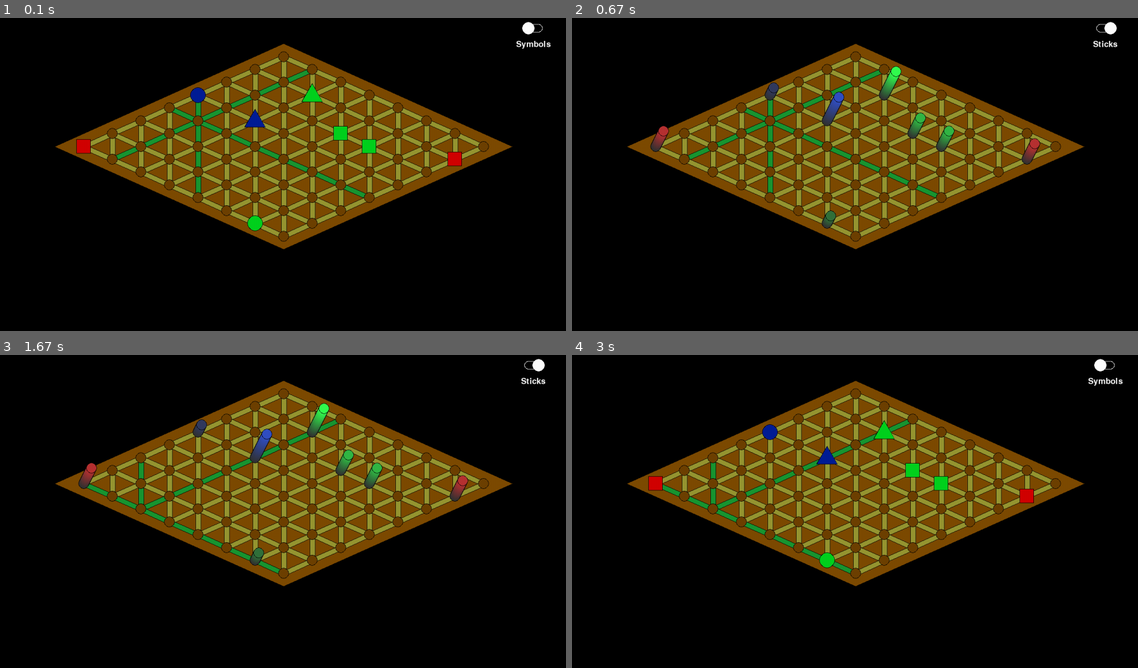
Above: before the commit, frames 1-4 (two rows, left to right).
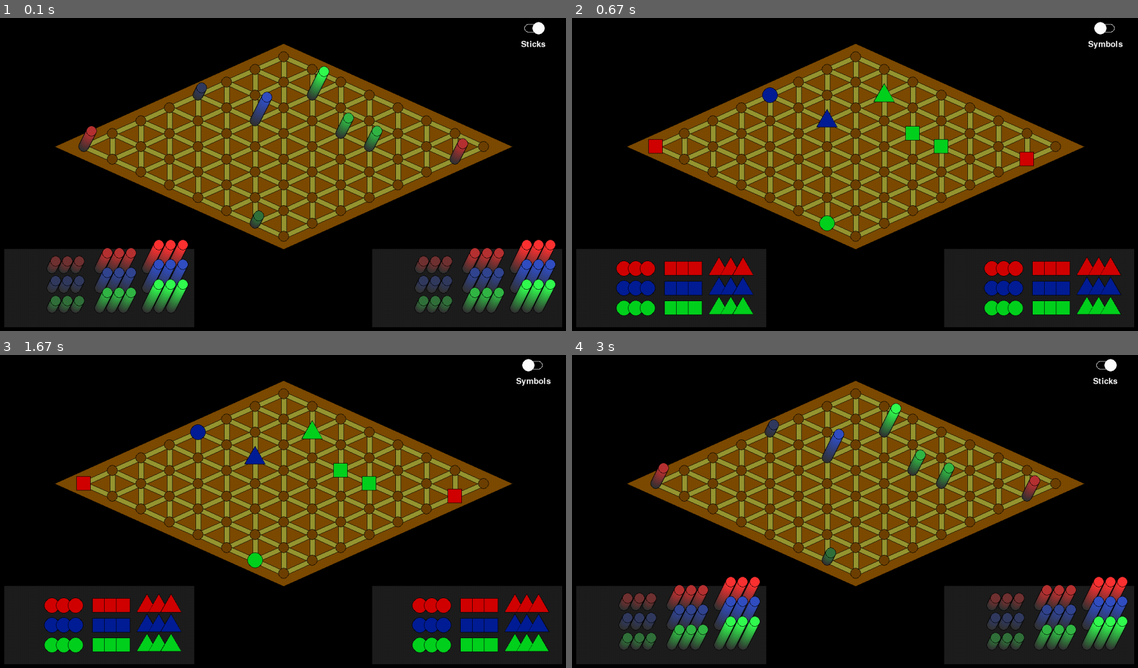
Above: after the commit, the same moments.

Repository: Skilsu/waldmeister
Game: pygame game, started from PygameGui.py
Same seed, same stepped clock (60 frames per second), same inputs: the game is played once before the commit and once after it.
Inputs (mouse positions are in pixels of both pictures, inside the frame that each line leads up to):
- Up to frame 1 (0.1 s): no input
- Up to frame 2 (0.67 s): click (1104, 27) at 0.38 s
- Up to frame 3 (1.67 s): click (147, 511) at 0.83 s
- Up to frame 4 (3 s): click (1104, 364) at 2.65 s

The runs differ from the first frame. In frame 1, 19% of the frame differs, in the area x 0-100%, y 1-99%; in frame 2, 19%; in frame 3, 19%; in frame 4, 19%.

Commit message:
GUI weiterentwicklung + playerfelder nicht fertig

Diff:
--- a/PygameGui.py
+++ b/PygameGui.py
@@ -1,9 +1,6 @@
 import math
-import sys
 
 import pygame
-from pygame import Rect
-from pygame.locals import QUIT, MOUSEBUTTONDOWN
 
 from game import WaldmeisterGame
 
@@ -23,14 +20,29 @@
         self.field_height = (self.window_height - self.top_diff - self.bottom_diff)
 
         self.game = game
-        self.screen = pygame.display.set_mode((self.window_width, self.window_height))
+        self.screen = pygame.display.set_mode((self.window_width, self.window_height), pygame.RESIZABLE)
         pygame.display.set_caption('Waldmeister')
         pygame.font.init()
         self.font_size = 30
         self.font = pygame.font.Font(None, self.font_size)
 
-        self.symbol = True
+        self.symbol = False
         self.running = True
+
+    def handle_resize_event(self, event):
+        # Update screen size when the window is resized
+        self.window_width, self.window_height = event.w, event.h
+
+        self.start_diff = self.window_width * 0.15
+        self.end_diff = self.window_width * 0.15
+        self.top_diff = self.window_height * 0.15
+        self.bottom_diff = self.window_height * 0.3
+
+        self.field_width = (self.window_width - self.start_diff - self.end_diff)
+        self.field_height = (self.window_height - self.top_diff - self.bottom_diff)
+
+        self.screen = pygame.display.set_mode((self.window_width, self.window_height), pygame.RESIZABLE)
+        self.draw_board()
 
     def symbol_toggle(self):
         pygame.draw.line(self.screen, (255, 255, 255),
@@ -64,21 +76,7 @@
         text_rect.center = (self.window_width - 88, 90)
         self.screen.blit(text_surface, text_rect)
 
-    def draw_board(self):
-        self.screen.fill((0, 0, 0))
-        self.symbol_toggle()
-
-        edge_vertical = self.field_height / 14
-        edge_horizontal = self.field_width / 14
-        pygame.draw.polygon(self.screen, (125, 75, 0),
-                            [(self.start_diff + self.field_width / 2, self.top_diff - edge_vertical),
-                             (self.start_diff - edge_horizontal, self.top_diff + self.field_height / 2),
-                             (
-                                 self.start_diff + self.field_width / 2,
-                                 self.top_diff + self.field_height + edge_vertical),
-                             (self.start_diff + self.field_width + edge_horizontal,
-                              self.top_diff + self.field_height / 2)])
-
+    def get_active_positions(self):
         # find active positions to draw allowed lines
         active_positions = []
         for i in range(8):
@@ -91,6 +89,74 @@
                 else:
                     active_row.append(0)
             active_positions.append(active_row)
+
+        if self.game.active:
+            x = self.game.active[0]
+            toggle = False
+            while x > 0:
+                x -= 1
+                if self.game.field[x][self.game.active[1]] is not None or toggle:
+                    toggle = True
+                    active_positions[x][self.game.active[1]] = 0
+            x = self.game.active[0]
+            toggle = False
+            while x < 7:
+                x += 1
+                if self.game.field[x][self.game.active[1]] is not None or toggle:
+                    toggle = True
+                    active_positions[x][self.game.active[1]] = 0
+            y = self.game.active[1]
+            toggle = False
+            while y > 0:
+                y -= 1
+                if self.game.field[self.game.active[0]][y] is not None or toggle:
+                    toggle = True
+                    active_positions[self.game.active[0]][y] = 0
+            y = self.game.active[1]
+            toggle = False
+            while y < 7:
+                y += 1
+                if self.game.field[self.game.active[0]][y] is not None or toggle:
+                    toggle = True
+                    active_positions[self.game.active[0]][y] = 0
+
+            x = self.game.active[0]
+            y = self.game.active[1]
+            toggle = False
+            while y > 0 and x < 7:
+                y -= 1
+                x += 1
+                if self.game.field[x][y] is not None or toggle:
+                    toggle = True
+                    active_positions[x][y] = 0
+            x = self.game.active[0]
+            y = self.game.active[1]
+            toggle = False
+            while y < 7 and x > 0:
+                y += 1
+                x -= 1
+                if self.game.field[x][y] is not None or toggle:
+                    toggle = True
+                    active_positions[x][y] = 0
+
+        return active_positions
+
+    def draw_board(self):
+        self.screen.fill((0, 0, 0))
+        self.symbol_toggle()
+
+        edge_vertical = self.field_height / 14
+        edge_horizontal = self.field_width / 14
+        pygame.draw.polygon(self.screen, (125, 75, 0),
+                            [(self.start_diff + self.field_width / 2, self.top_diff - edge_vertical),
+                             (self.start_diff - edge_horizontal, self.top_diff + self.field_height / 2),
+                             (
+                                 self.start_diff + self.field_width / 2,
+                                 self.top_diff + self.field_height + edge_vertical),
+                             (self.start_diff + self.field_width + edge_horizontal,
+                              self.top_diff + self.field_height / 2)])
+
+        active_positions = self.get_active_positions()
 
         # draw lines and dots
         x = -4
@@ -112,7 +178,7 @@
                         pygame.draw.line(self.screen, (0, 0, 0),
                                          (x_diamond, y_diamond),
                                          (x_diamond, y_diamond + (self.field_height / 7)), radius + 2)
-                        if active_positions[int(x)][int(y)] == 1 and self.game.active[1] + self.game.active[0] == int(
+                        if active_positions[int(x)][int(y)] == 1 and active_positions[int(x + 1)][int(y - 1)] == 1 and self.game.active[1] + self.game.active[0] == int(
                                 x) + int(y):
                             pygame.draw.line(self.screen, (25, 150, 50),
                                              (x_diamond, y_diamond),
@@ -121,13 +187,13 @@
                             pygame.draw.line(self.screen, (150, 150, 50),
                                              (x_diamond, y_diamond),
                                              (x_diamond, y_diamond + (self.field_height / 7)), radius)
-
+                    # diagonal forward
                     if x < 7:
                         pygame.draw.line(self.screen, (0, 0, 0),
                                          (x_diamond, y_diamond),
                                          (x_diamond + self.field_width / 14, y_diamond + (self.field_height / 14)),
                                          radius + 2)
-                        if active_positions[int(x)][int(y)] == 1 and self.game.active[1] == int(y):
+                        if active_positions[int(x)][int(y)] == 1 and active_positions[int(x + 1)][int(y)] == 1 and self.game.active[1] == int(y):
                             pygame.draw.line(self.screen, (25, 150, 50),
                                              (x_diamond, y_diamond),
                                              (x_diamond + self.field_width / 14, y_diamond + (self.field_height / 14)),
@@ -137,13 +203,13 @@
                                              (x_diamond, y_diamond),
                                              (x_diamond + self.field_width / 14, y_diamond + (self.field_height / 14)),
                                              radius)
-
+                    # diagonal backwards
                     if y > 0:
                         pygame.draw.line(self.screen, (0, 0, 0),
                                          (x_diamond, y_diamond),
                                          (x_diamond - self.field_width / 14, y_diamond + (self.field_height / 14)),
                                          radius + 2)
-                        if active_positions[int(x)][int(y)] == 1 and self.game.active[0] == int(x):
+                        if active_positions[int(x)][int(y)] == 1 and active_positions[int(x)][int(y - 1)] == 1 and self.game.active[0] == int(x):
                             pygame.draw.line(self.screen, (25, 150, 50),
                                              (x_diamond, y_diamond),
                                              (x_diamond - self.field_width / 14, y_diamond + (self.field_height / 14)),
@@ -156,8 +222,12 @@
                     # empty holes
                     pygame.draw.circle(self.screen, (0, 0, 0),
                                        (x_diamond, y_diamond), radius + 1)
-                    pygame.draw.circle(self.screen, (110, 65, 0),
-                                       (x_diamond, y_diamond), radius)
+                    if self.game.active and x == self.game.active[0] and y == self.game.active[1]:
+                        pygame.draw.circle(self.screen, (150, 150, 50),
+                                           (x_diamond, y_diamond), radius)
+                    else:
+                        pygame.draw.circle(self.screen, (110, 65, 0),
+                                           (x_diamond, y_diamond), radius)
 
                     '''
                     # maybe ellipse for 3d effect
@@ -233,34 +303,91 @@
                                 pygame.draw.circle(self.screen, (50 + k * a, 50 + k * b, 50 + k * c),
                                                    (x_diamond + k * 1 * hight_multiplier,
                                                     y_diamond - k * 2 * hight_multiplier), radius)
-
             x = old_x + 0.5
             y = old_y - 0.5
 
-        x = -4
-        y = 3
-        for i in range(15):
-            old_x = x
-            old_y = y
-            for j in range(15):
-                x += 0.5
-                y += 0.5
-                if 0 <= x < 7 and 0 <= y < 7 and y == int(y) and x == int(x):
-                    x_diamond = j * self.window_width / 17.5 + self.window_width / 10
-                    y_diamond = i * self.window_height / 17.5 + self.window_height / 10
-                    color = (125, 75, 0)
-                    """pygame.draw.polygon(self.screen, color,
-                                        [(x_diamond + 2, y_diamond - self.window_height / 20),
-                                         (x_diamond + self.window_width / 20, y_diamond),
-                                         (x_diamond + 2, y_diamond + self.window_height / 20)])
-
-                    pygame.draw.polygon(self.screen, color,
-                                        [(x_diamond - 2, y_diamond - self.window_height / 20),
-                                         (x_diamond - 2, y_diamond + self.window_height / 20),
-                                         (x_diamond - self.window_width / 20, y_diamond)])
-"""
-            x = old_x + 0.5
-            y = old_y - 0.5
+        edge = min(edge_vertical, edge_horizontal)
+        width = self.window_width / 3
+        height = self.bottom_diff - edge * 1.5
+        radius = int((self.field_width + self.field_height) / 110)
+        hight_multiplier = radius / 12
+
+        x = edge * 0.5
+        y = self.window_height - self.bottom_diff + edge
+        for player in self.game.player:
+            pygame.draw.rect(self.screen, (30, 30, 30),
+                             (x, y, width, height))
+            for idx, i in enumerate(player):
+                for jdx, j in enumerate(i):
+                    if jdx == 0:
+                        a = 7  # red
+                        b = 0
+                        c = 0
+                    elif jdx == 1:
+                        a = 0
+                        b = 1
+                        c = 5  # blue
+                    else:
+                        a = 0
+                        b = 7  # green
+                        c = 1
+                    for k in range(3 - j):
+                        if self.symbol:
+                            if idx == 0:
+                                pygame.draw.circle(self.screen, (0, 0, 0), (x + (1 + idx) * width / 4 + width / 16 * k, y + (1 + jdx) * height / 4),
+                                                   radius * 1.5 + 1)  # black circle
+                                pygame.draw.circle(self.screen, (a * 30, b * 30, c * 30), (x + (1 + idx) * width / 4 + width / 16 * k, y + (1 + jdx) * height / 4),
+                                                   radius * 1.5)  # circle
+                            elif idx == 1:
+                                pygame.draw.rect(self.screen, (0, 0, 0),
+                                                 ((x + (1 + idx) * width / 4 + width / 16 * k) - radius * 1.4 - 1, (y + (1 + jdx) * height / 4) - radius * 1.4 - 1,
+                                                  radius * 2.8 + 2, radius * 2.8 + 2))  # black square
+                                pygame.draw.rect(self.screen, (a * 30, b * 30, c * 30),
+                                                 ((x + (1 + idx) * width / 4 + width / 16 * k) - radius * 1.4, (y + (1 + jdx) * height / 4) - radius * 1.4,
+                                                  radius * 2.8, radius * 2.8))  # colored square
+                            else:
+                                height_triangle = math.sqrt(3) * radius * 2
+
+                                # Calculate the coordinates of the three corners
+                                x1 = x + (1 + idx) * width / 4 + width / 16 * k
+                                y1 = (y + (1 + jdx) * height / 4) - height_triangle / 2 - radius / 2
+
+                                x2 = (x + (1 + idx) * width / 4) - radius * 2 + width / 16 * k
+                                y2 = (y + (1 + jdx) * height / 4) + height_triangle / 2 - radius / 2
+
+                                x3 = (x + (1 + idx) * width / 4) + radius * 2 + width / 16 * k
+                                y3 = (y + (1 + jdx) * height / 4) + height_triangle / 2 - radius / 2
+                                pygame.draw.polygon(self.screen, (0, 0, 0),
+                                                    [(x1, y1 - 2), (x2 - 1.5, y2 + 1),
+                                                     (x3 + 1.5, y3 + 1)])  # black triangle
+                                pygame.draw.polygon(self.screen, (a * 30, b * 30, c * 30),
+                                                    [(x1, y1), (x2, y2), (x3, y3)])  # colored triangle
+
+                        else:
+                            # black background stick
+                            for l in range(10 + 10 * idx):
+                                pygame.draw.circle(self.screen, (0, 0, 0),
+                                                   ((x + (1 + idx) * width / 4 + width / 16 * k) + l * 1 * hight_multiplier,
+                                                    (y + (1 + jdx) * height / 4) - l * 2 * hight_multiplier), radius + 1)
+
+                            # sticks with different color and height
+                            for l in range(10 + 10 * idx):
+                                if l == 10 + 10 * idx - 1:
+                                    pygame.draw.circle(self.screen, (0, 0, 0),
+                                                       ((x + (1 + idx) * width / 4 + width / 16 * k) + l * 1 * hight_multiplier,
+                                                        (y + (1 + jdx) * height / 4) - l * 2 * hight_multiplier), radius + 1)
+                                pygame.draw.circle(self.screen, (50 + l * a, 50 + l * b, 50 + l * c),
+                                                   ((x + (1 + idx) * width / 4 + width / 16 * k) + l * 1 * hight_multiplier,
+                                                    (y + (1 + jdx) * height / 4) - l * 2 * hight_multiplier), radius)
+
+            x = self.window_width - width - edge * 0.5
+            y = self.window_height - self.bottom_diff + edge
+        '''
+        self.start_diff = self.window_width * 0.15
+        self.end_diff = self.window_width * 0.15
+        self.top_diff = self.window_height * 0.15
+        self.bottom_diff = self.window_height * 0.3
+        '''
 
         pygame.display.update()
 
@@ -268,6 +395,8 @@
         for event in pygame.event.get():
             if event.type == pygame.QUIT:
                 self.running = False
+            elif event.type == pygame.VIDEORESIZE:
+                self.handle_resize_event(event)
             elif event.type == pygame.MOUSEBUTTONDOWN:
                 # Get the mouse position
                 mouse_x, mouse_y = pygame.mouse.get_pos()
@@ -298,7 +427,8 @@
                 self.draw_board()
 
     def action(self, position):
-        self.game.active = position
+        if self.game.field[position[0]][position[1]]:
+            self.game.active = position
 
     def run_game(self):
         self.draw_board()
@@ -309,7 +439,6 @@
 if __name__ == "__main__":
     game = WaldmeisterGame()
     gui = PygameWaldmeisterGUI(game)
-    game.active = [1, 3]
     game.field[2][4] = [2, 1]
     game.field[4][5] = [1, 2]
     game.field[2][6] = [2, 2]
